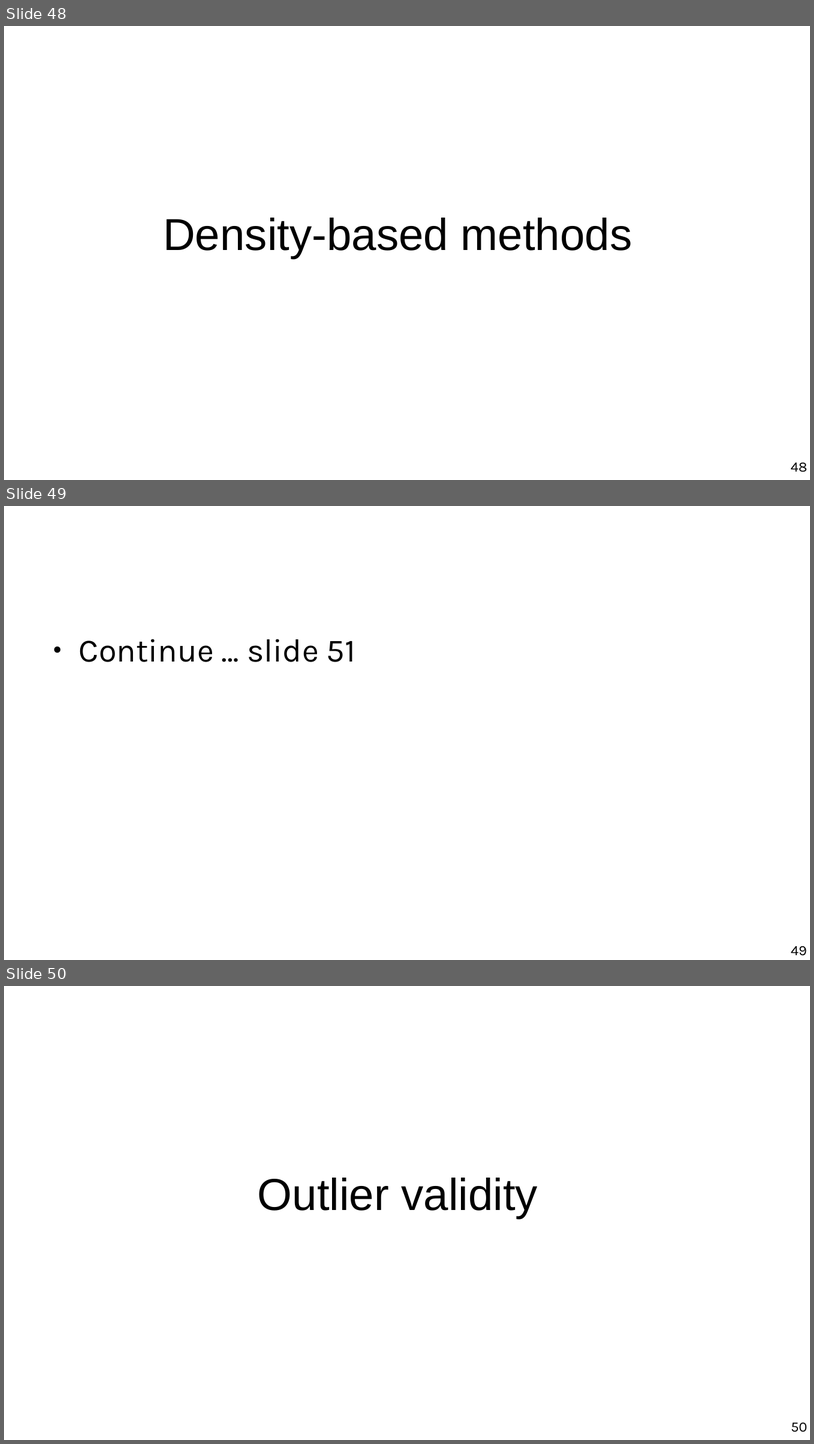
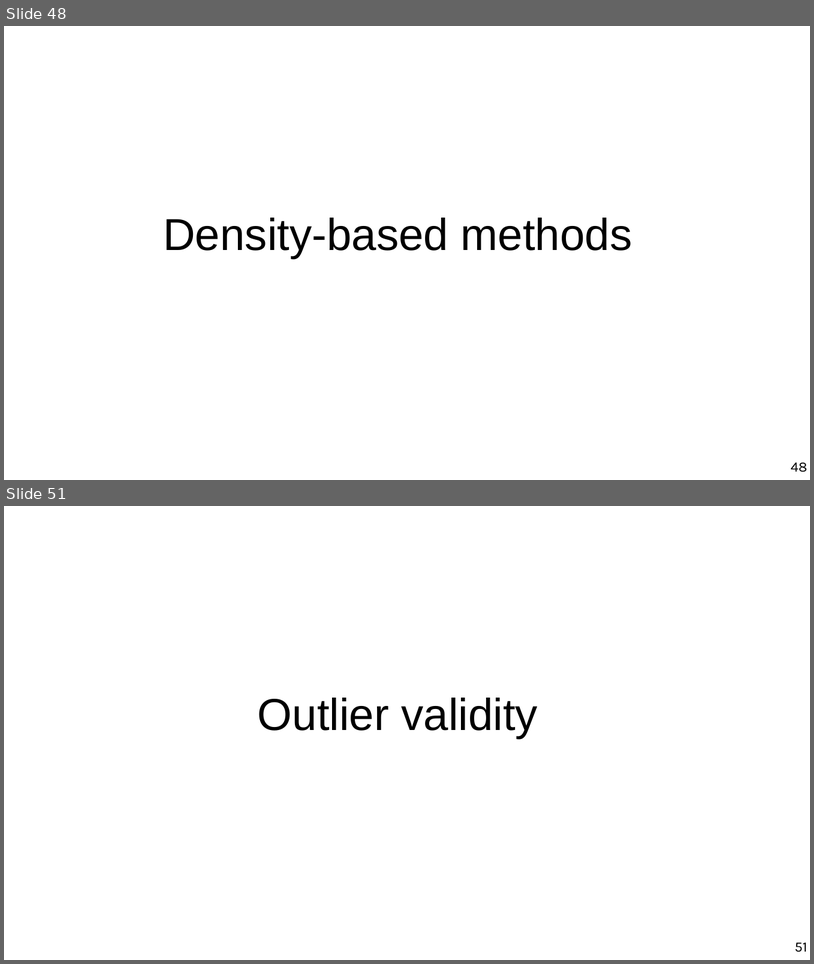
Before and after one commit to marco-calautti/data-mining-course, a slide deck: theory/tt09_outlier_detection.odp. Shown one above the other, each under a label of ours: slides 48, 49 and 50 before the commit, slides 48 and 51 after it; the slides between them are not shown. The pictures are 814x1444 and 814x964 pixels, drawn with LibreOffice and Linux fonts; fonts in the diff are those of the drawing. Boxes give left, top, right and bottom in pixels: in the first picture for what was removed or moved away, otherwise in the second. Text is boxed around its words. In the diff, an @@ line names an element or a change of style, - is before the commit and + after.

```diff
--- a/theory/tt09_outlier_detection.odp
+++ b/theory/tt09_outlier_detection.odp
@@ slide 49 removed at bbox=[4, 506, 810, 960], background #FFFFFF @@
@@ text removed at bbox=[79, 639, 356, 662] @@
-● Continue … slide 51
@@ page number removed at bbox=[791, 946, 807, 955] @@
-49
@@ what was slide 50 is now slide 51 @@
@@ page number at bbox=[795, 942, 807, 952]: text changed @@
-50
+51
```
Also in this commit, not shown: 9 slides changed, 2 slides added.
